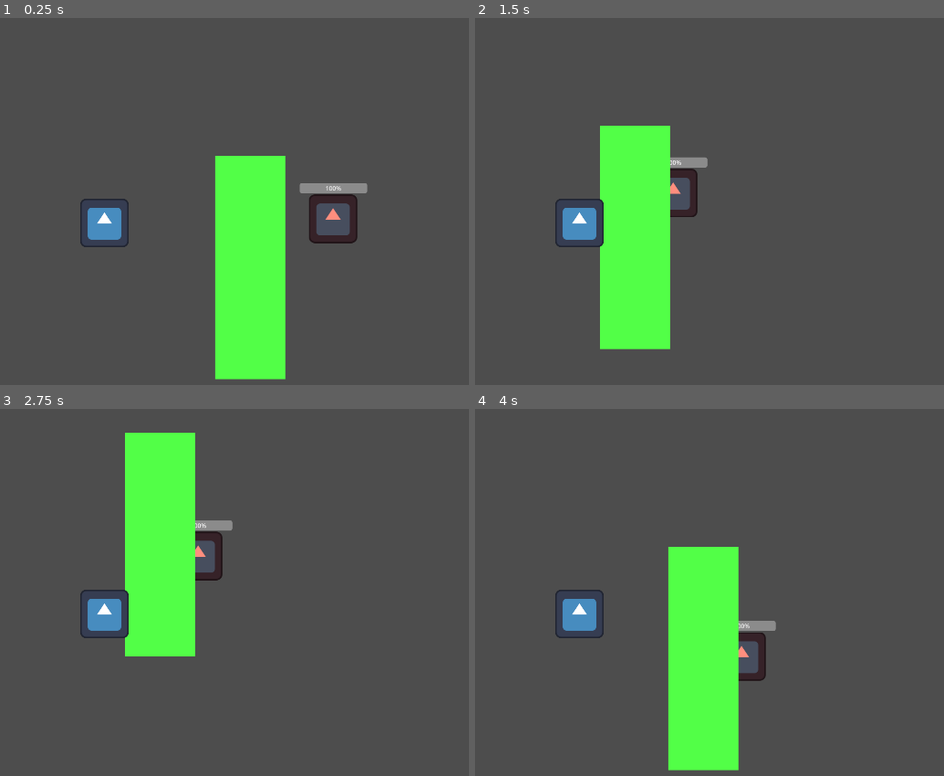
Above: before the commit, frames 1-4 (two rows, left to right).
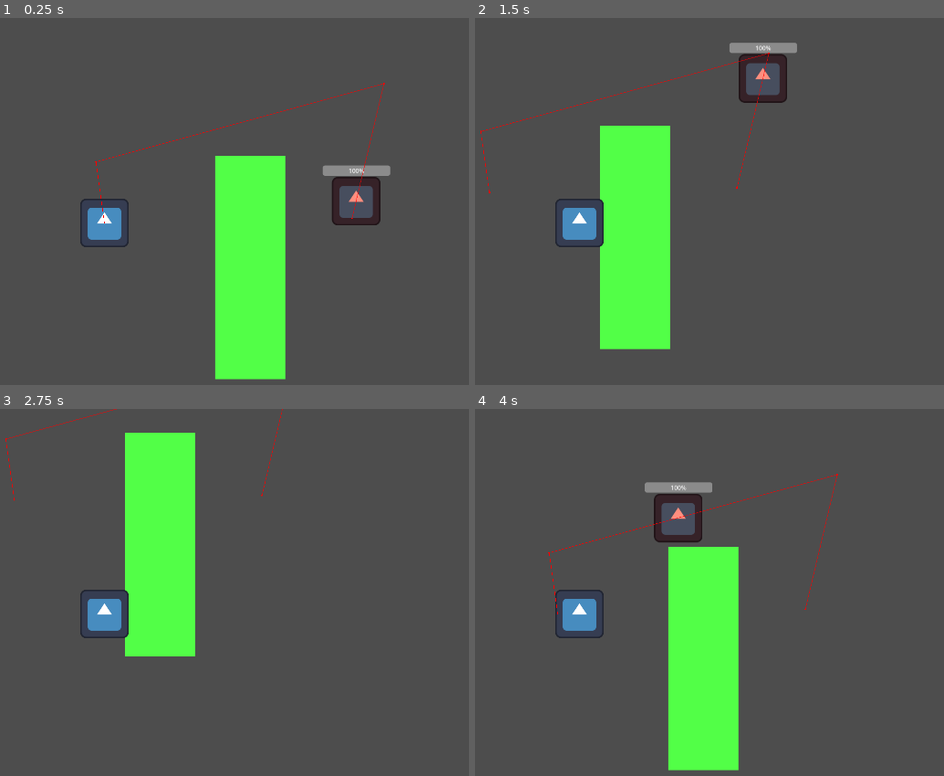
Above: after the commit, the same moments.

Repository: ElanReizas/Adventure_Crawler
Game: Godot game, scene res://Assets/Scenes/pursuitVsWall.tscn
Same seed, same stepped clock (60 frames per second), same inputs: the game is played once before the commit and once after it. The project has no main scene, so this scene is started directly. The engine's default icon, where the game draws it, is replaced by a stand-in: a white triangle on a blue panel in a dark square.
Inputs (mouse positions are in pixels of both pictures, inside the frame that each line leads up to):
- Up to frame 1 (0.25 s): no input
- Up to frame 2 (1.5 s): move the mouse to (737, 201) at 0.52 s; hold Right (ui_right) 0.53-1.28 s; click (737, 201) at 0.6 s; move the mouse to (outside the picture) at 1.27 s; hold Down (ui_down) from 1.28 s (still down); click (outside the picture) at 1.35 s
- Up to frame 3 (2.75 s): move the mouse to (178, 522) at 2.02 s; release Down (ui_down) at 2.03 s; hold Right (ui_right) from 2.03 s (still down); click (178, 522) at 2.1 s
- Up to frame 4 (4 s): move the mouse to (545, 695) at 2.77 s; release Right (ui_right) at 2.78 s; hold Up (ui_up) 2.78-3.53 s; click (545, 695) at 2.85 s; move the mouse to (798, 676) at 3.52 s; hold Left (ui_left) from 3.53 s (still down); click (798, 676) at 3.6 s

The runs differ from the first frame. In frame 1, 2.4% of the frame differs, in the area x 20-84%, y 17-62%; in frame 2, 2.1%; in frame 3, 0.8%; in frame 4, 2.1%.

Commit message:
adding path finding to pursuit

Diff:
--- a/Assets/Scenes/Enemy.tscn
+++ b/Assets/Scenes/Enemy.tscn
@@ -20,4 +20,16 @@
 texture = ExtResource("1_oyf8h")
 
 [node name="CollisionShape2D" type="CollisionShape2D" parent="."]
+scale = Vector2(7, 7)
 shape = SubResource("CircleShape2D_3pmh0")
+
+[node name="NavigationAgent2D" type="NavigationAgent2D" parent="."]
+path_desired_distance = 3.0
+target_desired_distance = 3.0
+path_postprocessing = 1
+debug_enabled = true
+
+[node name="Timer" type="Timer" parent="."]
+one_shot = true
+
+[connection signal="timeout" from="Timer" to="." method="_on_timer_timeout"]
--- a/Assets/Scenes/pursuitVsWall.tscn
+++ b/Assets/Scenes/pursuitVsWall.tscn
@@ -1,10 +1,15 @@
-[gd_scene load_steps=4 format=3 uid="uid://dqa6gsdfcf1q4"]
+[gd_scene load_steps=5 format=3 uid="uid://dqa6gsdfcf1q4"]
 
 [ext_resource type="PackedScene" uid="uid://w7fn2ns1k5r" path="res://Assets/Scenes/Enemy.tscn" id="1_j2wcy"]
 [ext_resource type="PackedScene" uid="uid://bf21l51gif70h" path="res://Assets/Scenes/Player.tscn" id="2_7ppdy"]
 
 [sub_resource type="RectangleShape2D" id="RectangleShape2D_j2wcy"]
 size = Vector2(20, 65.111115)
+
+[sub_resource type="NavigationPolygon" id="NavigationPolygon_j2wcy"]
+vertices = PackedVector2Array(25.03125, -354.92188, 1303.8203, -345.0703, 872.21094, -32.6875, 632.84375, 23.960938, 26.367188, 10.3671875, 1285.1719, 715.0625, 861.84375, 610.1797, 6.9765625, 722.9297, 616.71875, 605.8203, 6.0078125, 12.1484375)
+polygons = Array[PackedInt32Array]([PackedInt32Array(0, 1, 2, 3, 4), PackedInt32Array(2, 1, 5, 6), PackedInt32Array(6, 5, 7, 8), PackedInt32Array(3, 8, 7, 9, 4)])
+outlines = Array[PackedVector2Array]([PackedVector2Array(-4, 3, 645, -54, 627, 596, 852, 600, 862, -20, 605.8085, 40.637146, 17, 180, 15, -365, 1314, -355, 1295, 725, -3, 733)])
 
 [node name="PursuitVsWall" type="Node2D"]
 
@@ -30,3 +35,10 @@
 offset_right = 30.333353
 offset_bottom = 100.33334
 color = Color(0.32156864, 1, 0.2784314, 1)
+
+[node name="NavigationObstacle2D" type="NavigationObstacle2D" parent="."]
+vertices = PackedVector2Array(638, -1, 638, 590, 830, 590, 832, -6)
+
+[node name="NavigationRegion2D" type="NavigationRegion2D" parent="."]
+navigation_polygon = SubResource("NavigationPolygon_j2wcy")
+enter_cost = 1.0
--- a/Assets/Scripts/enemy.gd
+++ b/Assets/Scripts/enemy.gd
@@ -17,6 +17,7 @@
 	#will add proximity prioritization after multipler is implemented
 	if players.size()>0:
 		target =players[0]
+		$NavigationAgent2D.target_position = target.position
 func take_damage(amount: int) -> void:
 	current_health = max(current_health - amount, 0)
 	health_bar.value = current_health
@@ -26,9 +27,14 @@
 func _physics_process(_delta: float) -> void:
 	targetPlayer()
 	if playerSeen:
-		var direction = (target.position-position).normalized()
-		velocity = direction * speed
+		#Establishes a path to the goal that the enemy will follow
+		var nav_point_direction = to_local($NavigationAgent2D.get_next_path_position()).normalized()
+		velocity = nav_point_direction * speed
 		move_and_slide()
+func _on_timer_timeout() -> void:
+	if $NavigationAgent2D.target_Position != target.position:
+		$NavigationAgent2D.target_Position = target.position
+	$PathfindingUpdateTimer.start()
 #Targeting function
 #initial testing we set playerSeen to true to skip past patrolling phase
 #this is made for melee enemies
